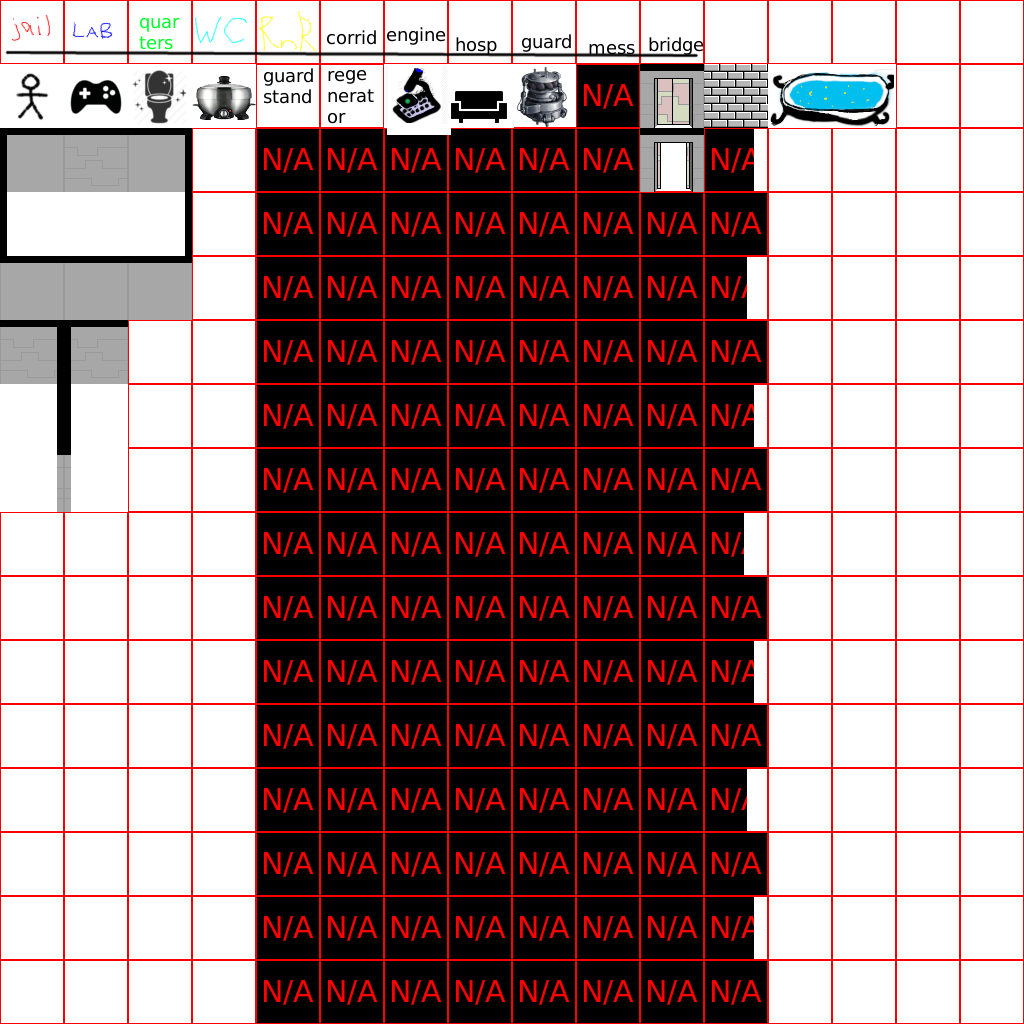
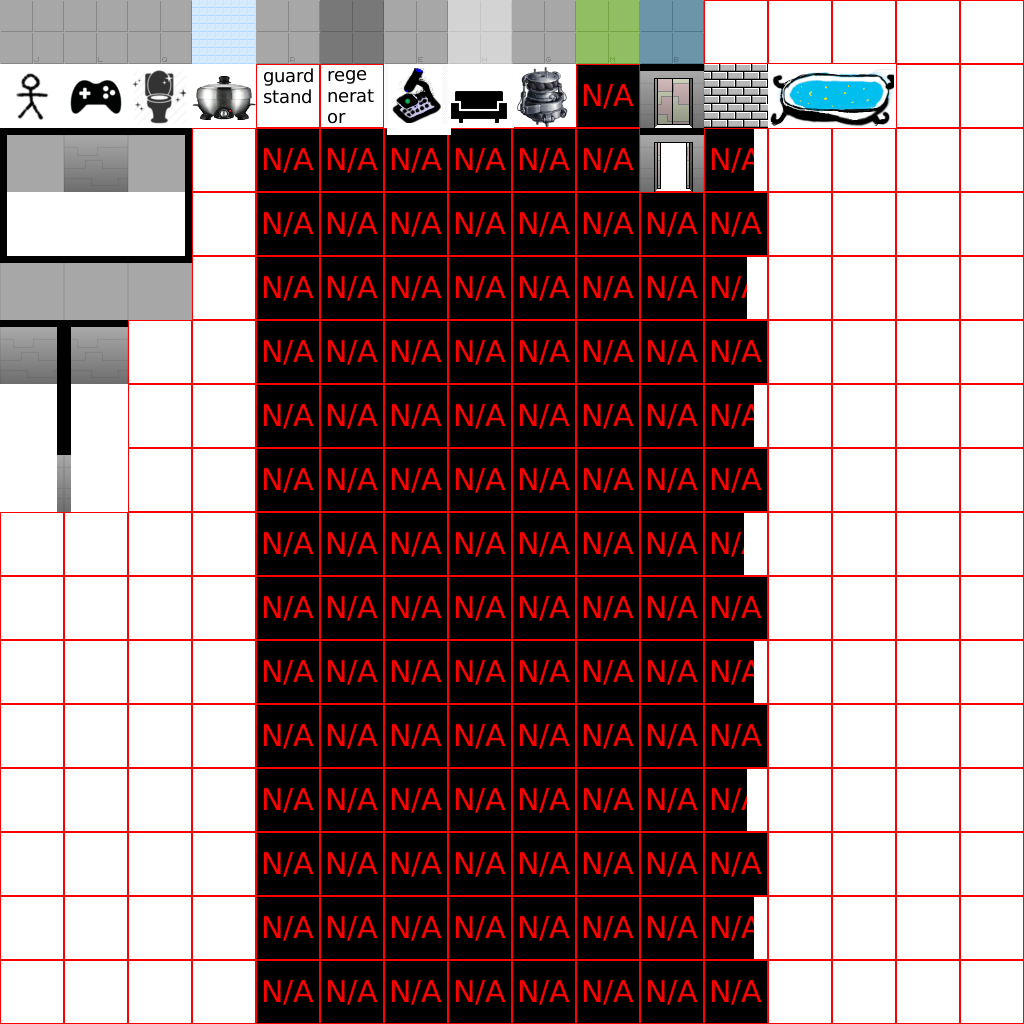
Layer changes from the first 1024×1024 image to the second:
added layer "Layer" above "Background" over (0, 75, 704, 512)
painted on "Background" over (0, 0, 704, 64)
